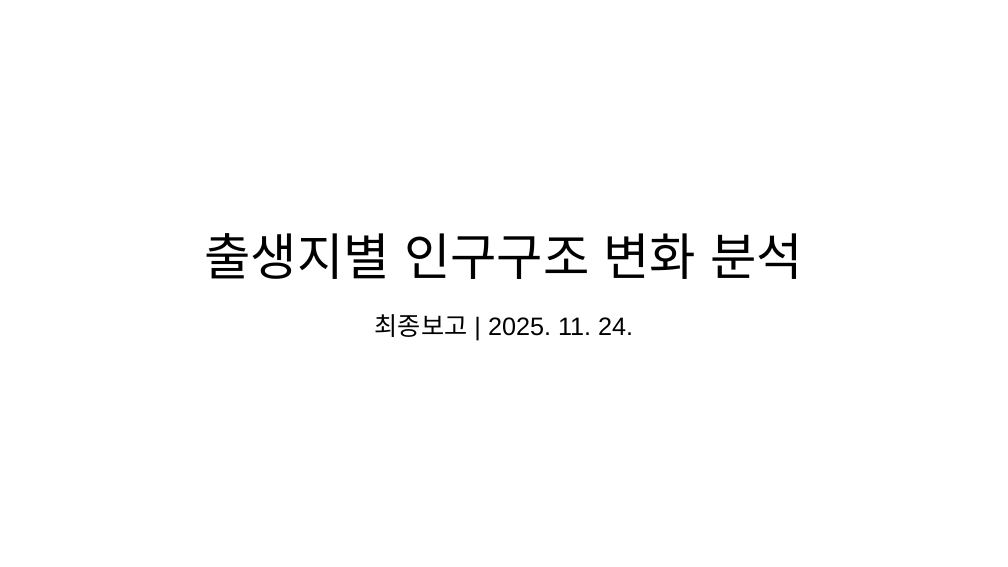
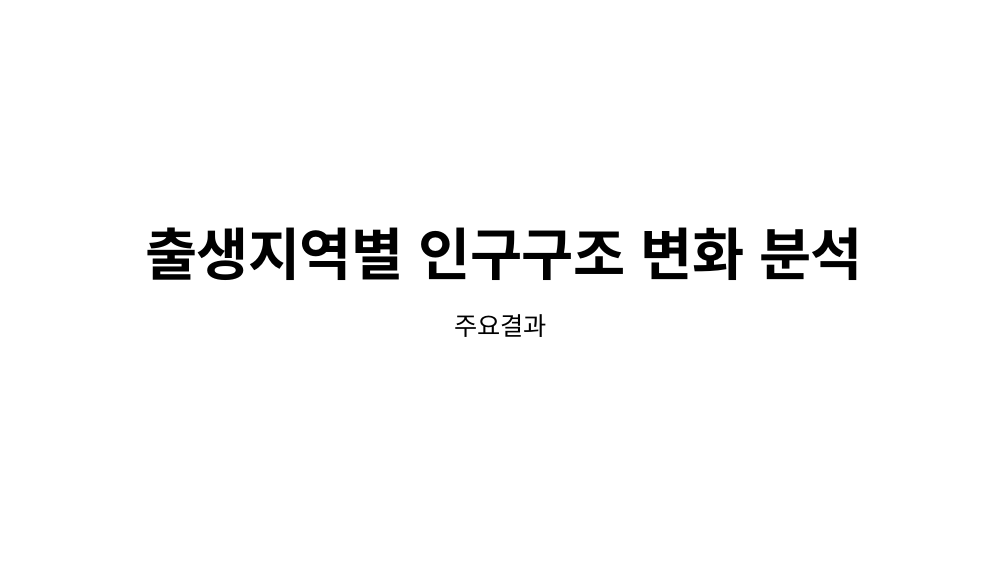
Before and after one commit to samhyunyoo/tscensus, a slide deck: slide 1 of slides/Slide_Final_Yoo_20251124.pptx. Drawn at 1008x567 pixels with LibreOffice and Linux fonts; fonts in the diff are those of the drawing. Boxes give left, top, right and bottom in pixels: in the first picture for what was removed or moved away, otherwise in the second. Text is boxed around its words. In the diff, an @@ line names an element or a change of style, - is before the commit and + after.

```diff
--- a/slides/Slide_Final_Yoo_20251124.pptx
+++ b/slides/Slide_Final_Yoo_20251124.pptx
@@ title at <box>145,227,863,280</box>: text changed; size 48 to 54 pt; font Arial to Noto Sans CJK KR; bold on @@
-출생지별 인구구조 변화 분석
+출생지역별 인구구조 변화 분석
@@ subtitle at <box>454,314,547,337</box>: text changed @@
-최종보고 | 2025. 11. 24.
+주요결과
```
Also in this commit, not shown: 11 other slides changed, 3 slides added, 13 slides removed, 8 other files.
